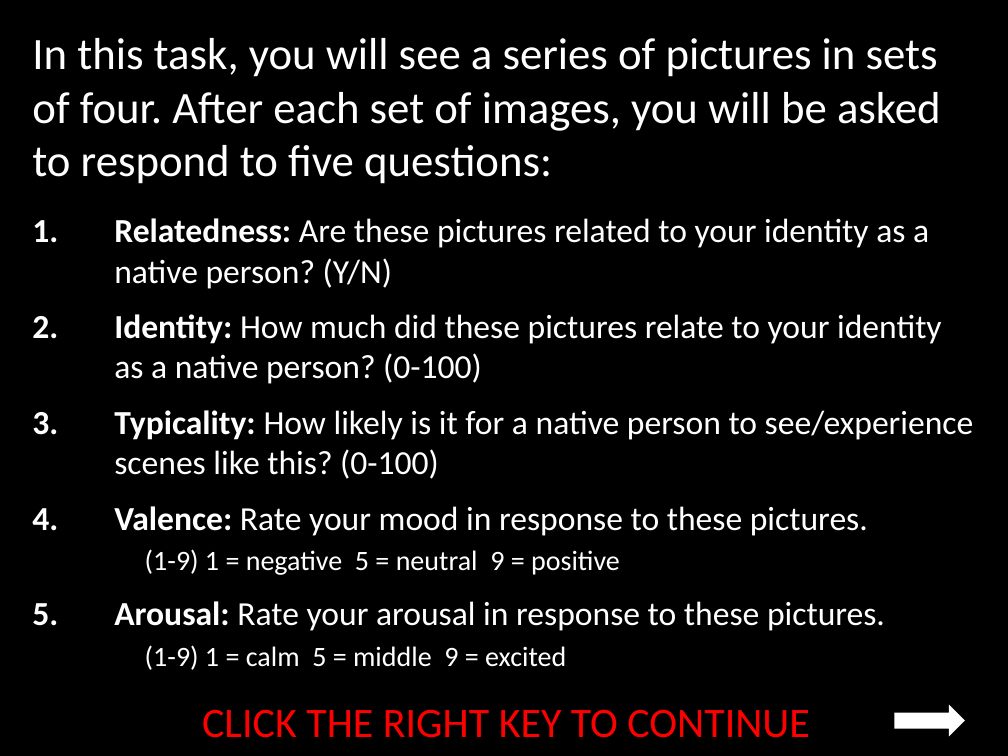
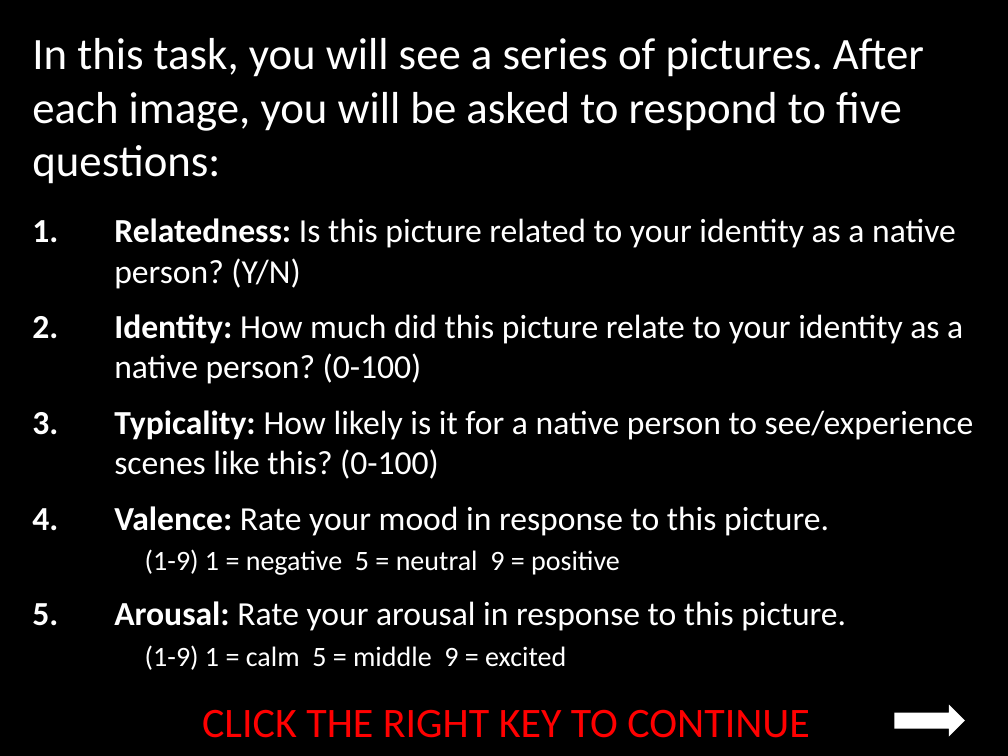
Before and after one commit to laureate-institute-for-brain-research/StimToolOnline, a slide deck: slide 18 of public/js/tasks/ncair/media/Ncair_Remote_Instructions.pptx. Drawn at 1008x756 pixels with LibreOffice and Linux fonts; fonts in the diff are those of the drawing. Boxes give left, top, right and bottom in pixels: in the first picture for what was removed or moved away, otherwise in the second. Text is boxed around its words. In the diff, an @@ line names an element or a change of style, - is before the commit and + after.

Commit message:
run 3 of remote task questions after each image instaed of every 4

```diff
--- a/public/js/tasks/ncair/media/Ncair_Remote_Instructions.pptx
+++ b/public/js/tasks/ncair/media/Ncair_Remote_Instructions.pptx
@@ text at (x1=32, y1=38, x2=963, y2=384): text changed @@
-In this task, you will see a series of pictures in sets of four. After each set of images, you will be asked to respond to five questions:
-1. Relatedness: Are these pictures related to your identity as a native person? (Y/N)
-2. Identity: How much did these pictures relate to your identity as a native person? (0-100)
+In this task, you will see a series of pictures. After each image, you will be asked to respond to five questions:
+1. Relatedness: Is this picture related to your identity as a native person? (Y/N)
+2. Identity: How much did this picture relate to your identity as a native person? (0-100)
@@ text at (x1=114, y1=506, x2=846, y2=670): text changed @@
-4. Valence: Rate your mood in response to these pictures. (1-9) 1 = negative 5 = neutral 9 = positive
-5. Arousal: Rate your arousal in response to these pictures. (1-9) 1 = calm 5 = middle 9 = excited
+4. Valence: Rate your mood in response to this picture. (1-9) 1 = negative 5 = neutral 9 = positive
+5. Arousal: Rate your arousal in response to this picture. (1-9) 1 = calm 5 = middle 9 = excited
```
Also in this commit, not shown: 14 other files.
